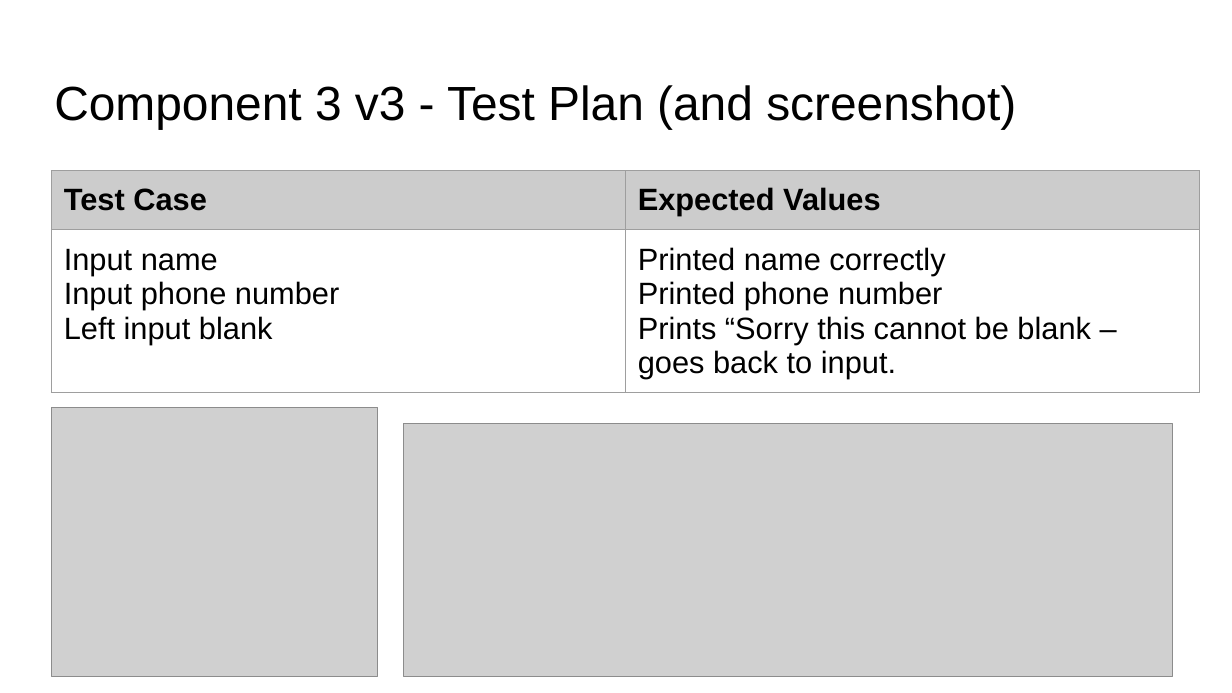
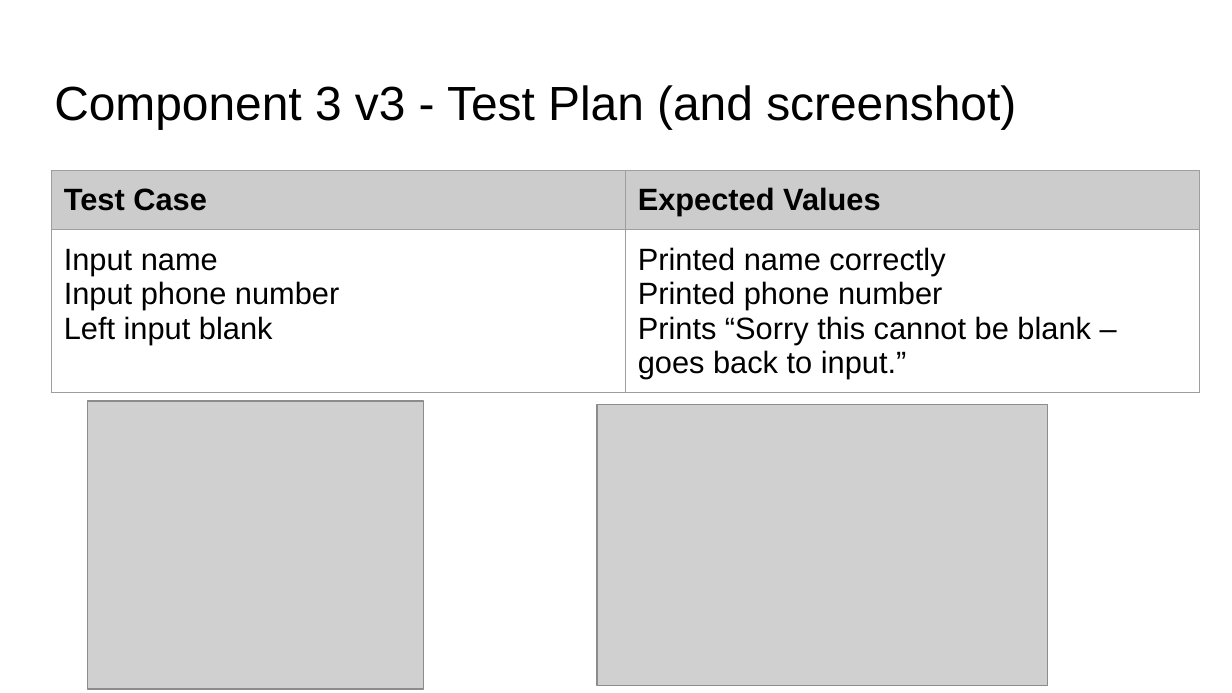
Before and after one commit to xkiio/desktop-tutorial, a slide deck: slide 19 of 022_91893+_+91897+Documentation.pptx. Drawn at 1232x693 pixels with LibreOffice and Linux fonts; fonts in the diff are those of the drawing; grey boxes stand for pictures. Boxes give left, top, right and bottom in pixels: in the first picture for what was removed or moved away, otherwise in the second. Text is boxed around its words. In the diff, an @@ line names an element or a change of style, - is before the commit and + after.

Commit message:
Pickup version 4
Created a function for not_blank and used it to validate name and phone number.

```diff
--- a/022_91893+_+91897+Documentation.pptx
+++ b/022_91893+_+91897+Documentation.pptx
@@ table at (52,171,1200,405) @@
-row 2, column 2: Printed name correctly / Printed phone number / Prints “Sorry this cannot be blank – goes back to input.
+row 2, column 2: Printed name correctly / Printed phone number / Prints “Sorry this cannot be blank – goes back to input.”
@@ picture: place and size @@
-picture at (52,408,378,676)
+picture at (87,402,424,690)
@@ picture: place and size @@
-picture at (404,424,1173,676)
+picture at (598,405,1048,686)
```
Also in this commit, not shown: 1 other slide changed, 2 slides added, 2 other files.
